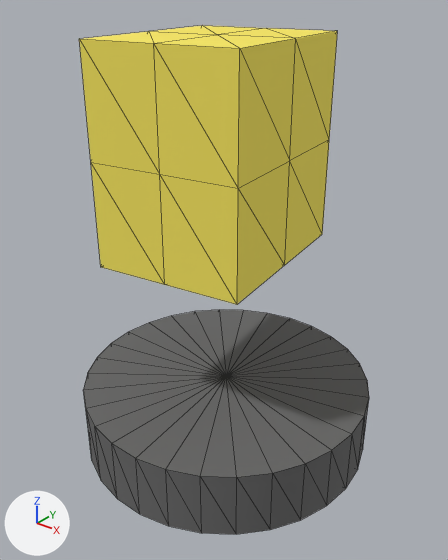
Before and after pictures for a commit that changed the glTF model src/assets/models/portals/cubYellow.glb.
Camera for both pictures: a camera (50 mm lens) standing at (19.9, -25.1, 26.1) and looking at (0.2, -0.5, 10.8). The lights are fixed; the arrows at lower left show +X, +Y and +Z. Mesh edges are drawn as thin lines. Where no turn or scale is listed for an object, it has been applied to the vertices. Vertices at the same position are counted once.

Script lines for the objects in view, before the commit:
```python
me_013_box_10 = bpy.data.meshes.new('013_Box_10')
me_013_box_10.from_pydata(...)  # 26 vertices, 48 faces; spans x -5.25..4.38, y -5.89..5.52, z 12.38..23.65
me_013_box_10.materials.append(mat_yorb_yellow_8db928cd_90d7_402a_9b3d_676e15bf0268)  # yellow #fae95f
me_014_cylinder___baked_6 = bpy.data.meshes.new('014_Cylinder_-_baked_6')
me_014_cylinder___baked_6.from_pydata(...)  # a 30-sided cylinder along z spanning x -8.7..8.7, y -8.6..8.6, z 0.0..3.9
me_014_cylinder___baked_6.materials.append(mat_yorb_black_aefeaea0_e9eb_48d2_842c_4a3f3303ea4e)  # dark grey #676767
ob_013_box_10 = bpy.data.objects.new('013_Box_10', me_013_box_10)
ob_013_box_10.location = (0.0, 0.0, 0.0)
ob_014_cylinder___baked_6 = bpy.data.objects.new('014_Cylinder_-_baked_6', me_014_cylinder___baked_6)
ob_014_cylinder___baked_6.location = (0.0, 0.0, 0.0)
```
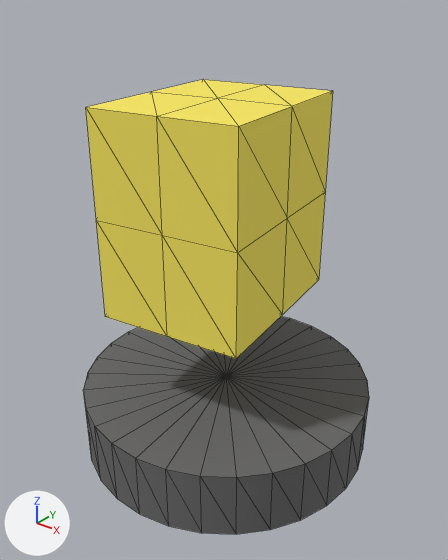
Patch to the scene script:
```diff
--- a/src/assets/models/portals/cubYellow.glb.py
+++ b/src/assets/models/portals/cubYellow.glb.py
@@ me_013_box_10 @@
 me_013_box_10.from_pydata(...)  # 26 vertices, 48 faces; spans x -5.25..4.38, y -5.89..5.52, z 12.38..23.65
 # used by ob_013_box_10; location = (0.0, 0.0, 0.0)
+# me_013_box_10 part 1: the whole mesh is moved by (0.0, 0.0, -3.0)
 me_013_box_10.materials.append(mat_yorb_yellow_8db928cd_90d7_402a_9b3d_676e15bf0268)
```

Pixel boxes (x1, y1, x2, y2) of what changed, in the pictures (448 x 560 px):
'013_Box_10', mesh moved: before (79, 25, 337, 304); after (86, 80, 333, 359)
